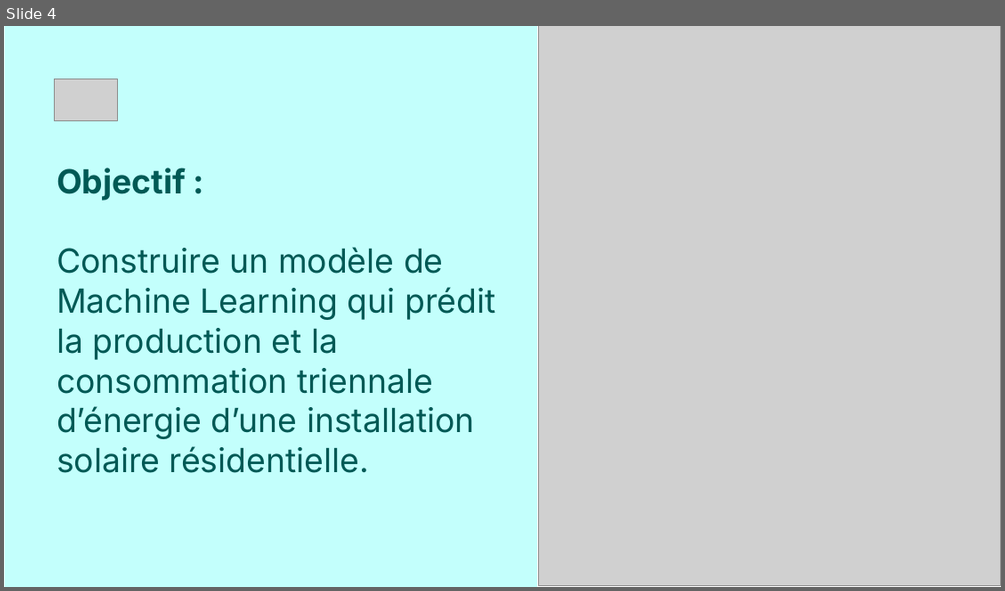
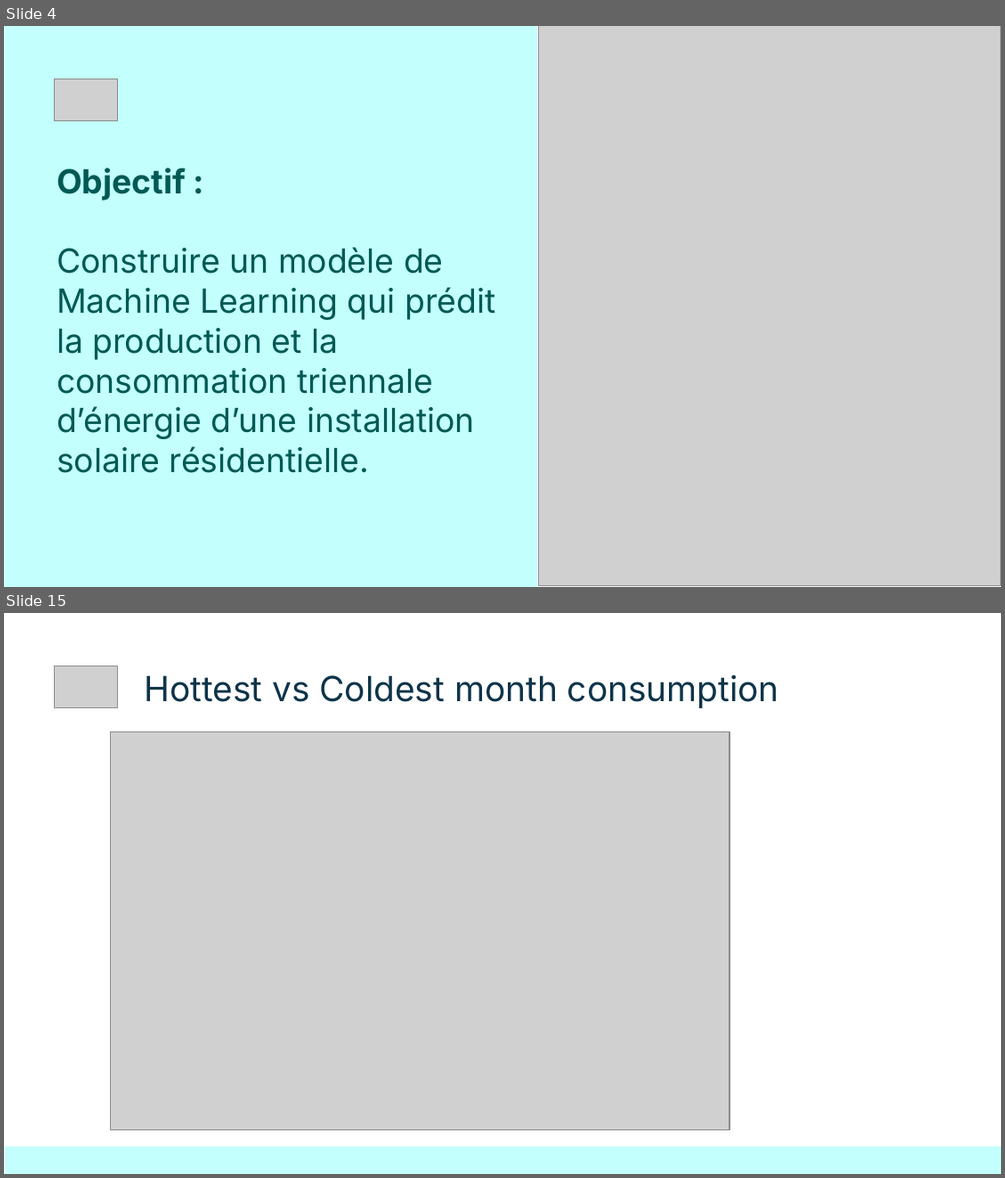
Before and after one commit to baigalmaa-baatar/Predict-energy-consumption, a slide deck: modeling/Final_Project_Slides.pptx. Shown one above the other, each under a label of ours: slide 4 before the commit, slides 4 and 15 after it; the slides between them are not shown. The pictures are 1005x591 and 1005x1178 pixels, drawn with LibreOffice and Linux fonts; fonts in the diff are those of the drawing; grey boxes stand for pictures. Boxes give left, top, right and bottom in pixels: in the first picture for what was removed or moved away, otherwise in the second. Text is boxed around its words. In the diff, an @@ line names an element or a change of style, - is before the commit and + after.

```diff
--- a/modeling/Final_Project_Slides.pptx
+++ b/modeling/Final_Project_Slides.pptx
@@ slide 15 added at (4, 613, 1001, 1174), background #FFFFFF @@
@@ picture added at (55, 666, 118, 707) @@
@@ title added at (144, 674, 779, 708), 25 pt, text #0E3449 @@
+Hottest vs Coldest month consumption
@@ picture added at (111, 731, 729, 1129) @@
@@ rectangle added at (5, 1146, 1001, 1173), fill #C3FFFC @@
```
Also in this commit, not shown: 5 slides changed, 18 other slides added, 3 slides removed.
